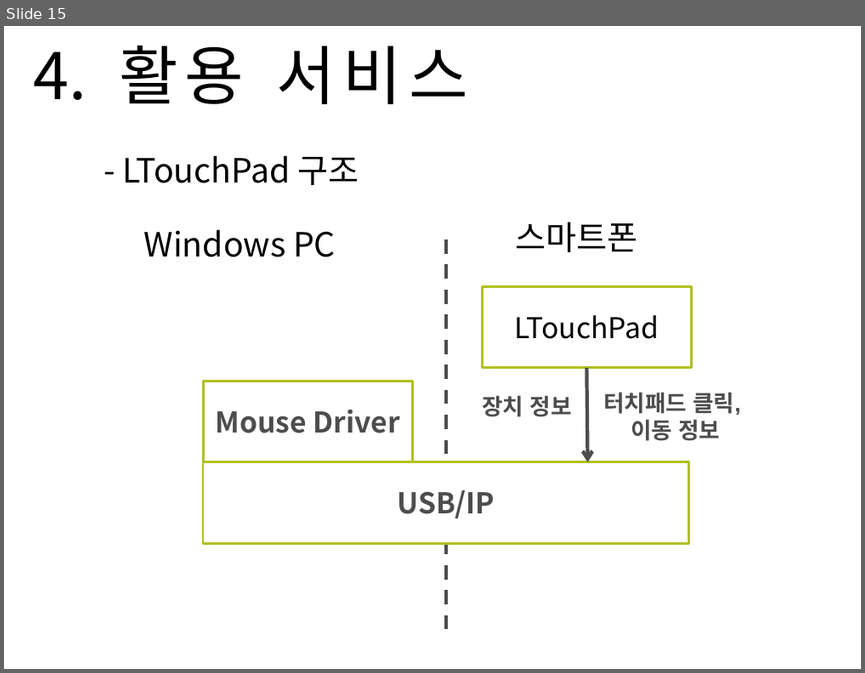
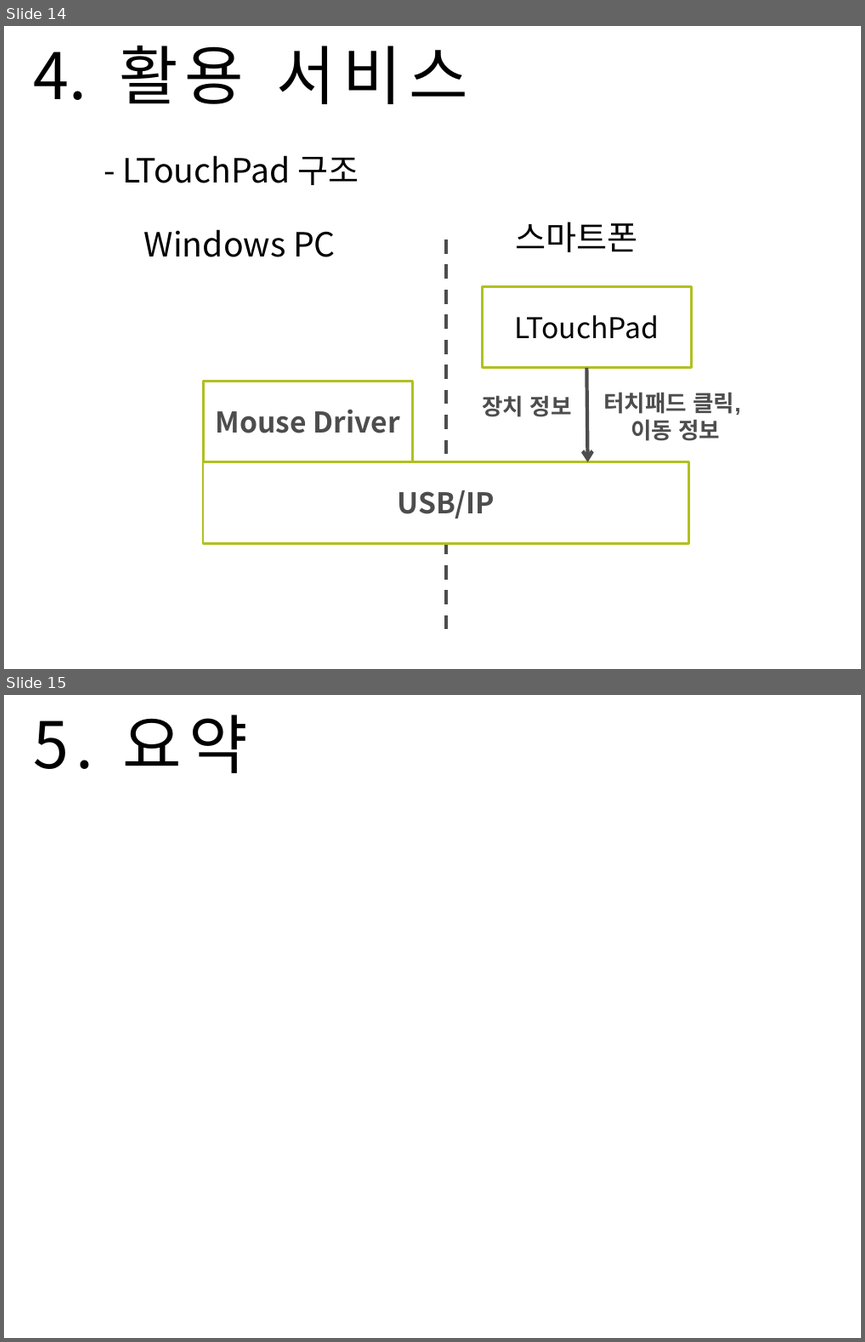
Before and after one commit to Sanghyun-Lee/Android-USB, a slide deck: Documents/presentation doc/Final Presentation/final-presentation.pptx. Shown one above the other, each under a label of ours: slide 15 before the commit, slides 14 and 15 after it. The pictures are 865x673 and 865x1342 pixels, drawn with LibreOffice and Linux fonts; fonts in the diff are those of the drawing; background and template pictures are left out. Boxes give left, top, right and bottom in pixels: in the first picture for what was removed or moved away, otherwise in the second. Text is boxed around its words. In the diff, an @@ line names an element or a change of style, - is before the commit and + after.

```diff
--- a/Documents/presentation doc/Final Presentation/final-presentation.pptx
+++ b/Documents/presentation doc/Final Presentation/final-presentation.pptx
@@ slide 15 added at [4, 695, 861, 1338], background picture (left out) @@
@@ title added at [33, 715, 247, 773], 54 pt, text #000000 @@
+5. 요약
@@ what was slide 15 is now slide 14 @@
```
Also in this commit, not shown: 8 slides changed, 1 slide removed, 5 other files.
